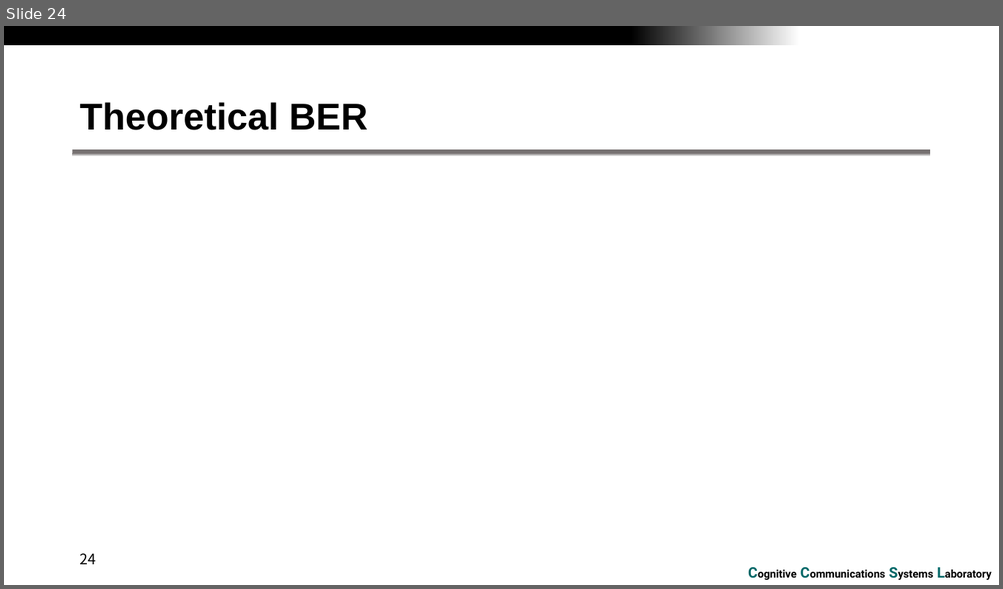
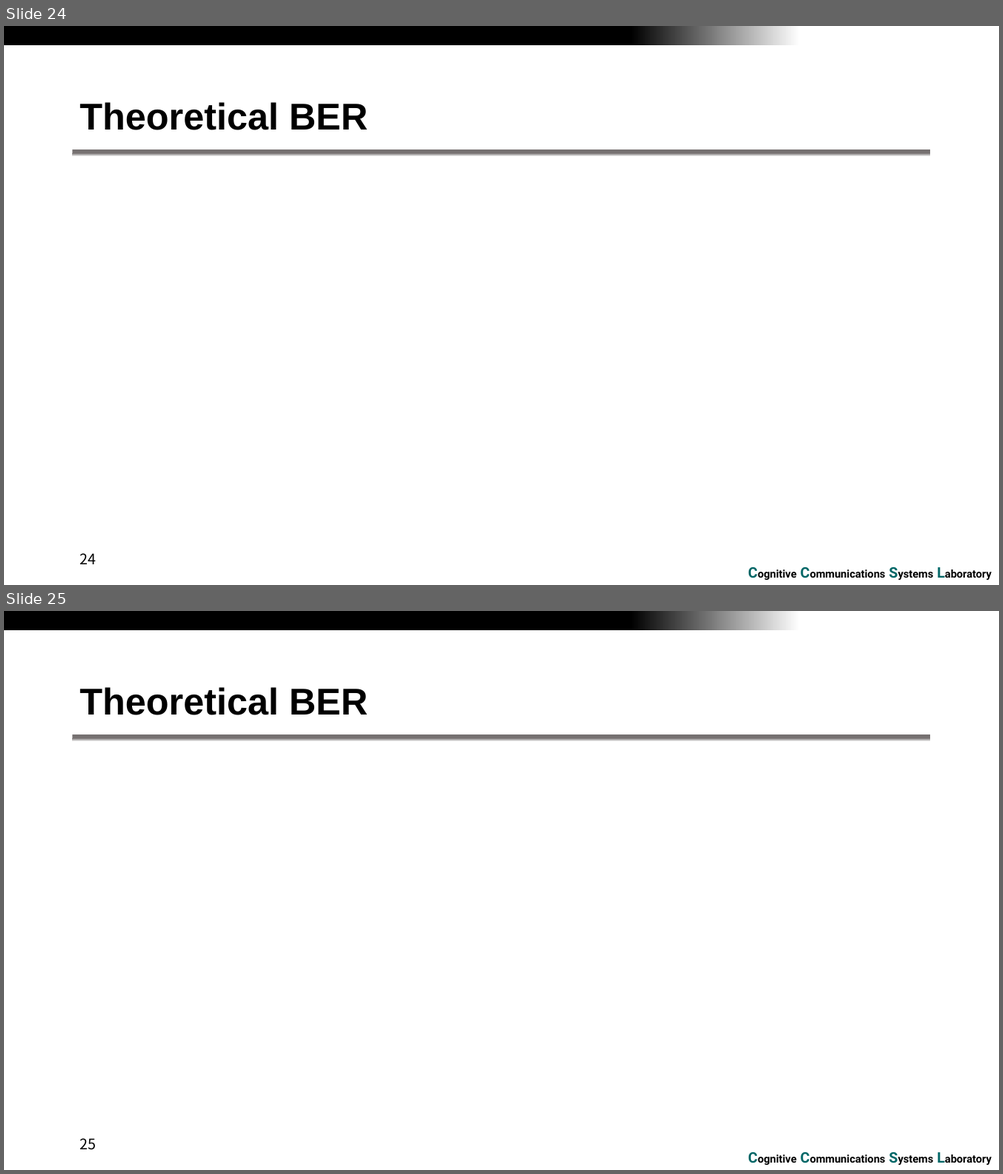
Before and after one commit to RefatHanbat/Presentation-of-SDM, a slide deck: SDM.pptx. Shown one above the other, each under a label of ours: slide 24 before the commit, slides 24 and 25 after it. The pictures are 1003x589 and 1003x1174 pixels, drawn with LibreOffice and Linux fonts; fonts in the diff are those of the drawing; grey boxes stand for pictures; background and template pictures are left out. Boxes give left, top, right and bottom in pixels: in the first picture for what was removed or moved away, otherwise in the second. Text is boxed around its words. In the diff, an @@ line names an element or a change of style, - is before the commit and + after.

```diff
--- a/SDM.pptx
+++ b/SDM.pptx
@@ slide 25 added at box(4, 611, 999, 1170), background #FFFFFF; not listed: 3 template elements that a slide beside it also shows @@
@@ title added at box(79, 687, 367, 715), 36 pt, text #000000, bold @@
+Theoretical BER
@@ page number added at box(79, 1139, 96, 1150), 14 pt, text #000000 @@
+25
```
Also in this commit, not shown: 3 slides changed, 2 other slides added.
